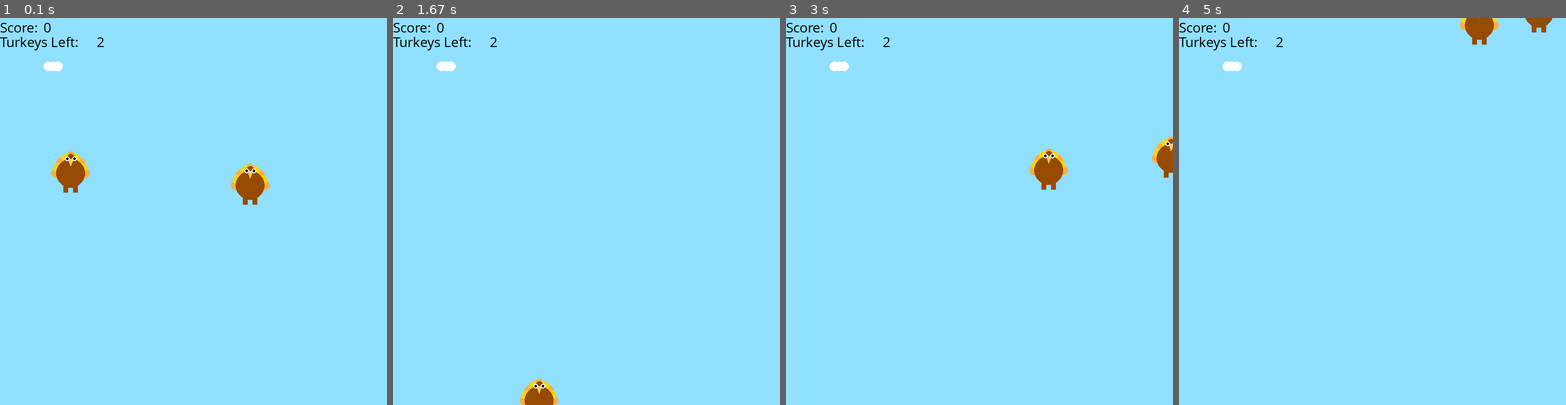
Above: before the commit, frames 1-4 (left to right).
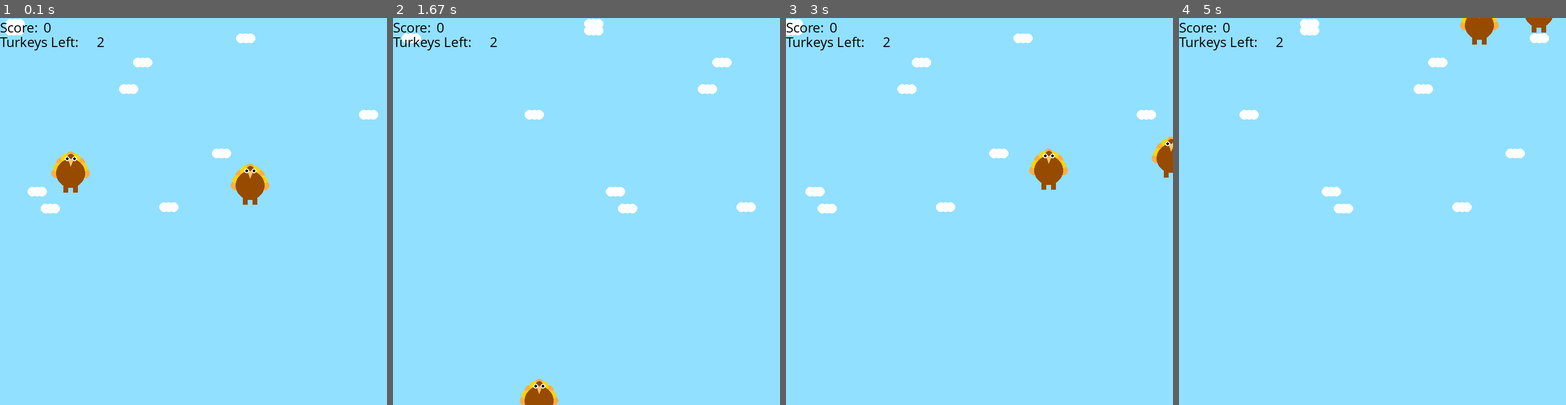
Above: after the commit, the same moments.

Repository: Cryingabriel/python-code
Game: pygame game, started from turkey game.py
Same seed, same stepped clock (60 frames per second), same inputs: the game is played once before the commit and once after it.
Inputs (mouse positions are in pixels of both pictures, inside the frame that each line leads up to):
- Up to frame 1 (0.1 s): type "2 (at the terminal prompt)" at 0 s
- Up to frame 2 (1.67 s): press the mouse at (493, 215) at 0.37 s; move the mouse to (559, 257) at 0.47 s; release the mouse at (625, 296) at 0.6 s
- Up to frame 3 (3 s): no input
- Up to frame 4 (5 s): no input

The runs differ from the first frame. In frame 1, 1.1% of the frame differs, in the area x 1-98%, y 0-51%; in frame 2, 1.0%; in frame 3, 1.1%; in frame 4, 1.2%, in the area x 11-96%, y 0-51%.

Commit message:
Update turkey game.py

Diff:
--- a/turkey game.py
+++ b/turkey game.py
@@ -15,7 +15,25 @@
 score = 0
 mousepos = (xpos,ypos)
 
+class Clouds():
+    def __init__(self, xpos, ypos):#setting up all of the class specific variables
+        self.pos = Vector2(xpos, ypos)
+        self.vx = -5
+        self.radius = 10
 
+    def draw(self):
+        #Drawing my clouds in the background
+        pygame.draw.circle(screen, (255,255,255), (self.pos.x, self.pos.y), 10)
+        pygame.draw.circle(screen, (255,255,255), (self.pos.x + 10, self.pos.y), 10)
+        pygame.draw.circle(screen, (255,255,255), (self.pos.x + 20, self.pos.y), 10)
+
+    def move(self):
+        if self.pos.x < 0:#once the cloud moves out of screen it appears to the right and scrolls back on screen
+            self.pos.x = 850
+        self.pos.x += self.vx
+r = []
+for i in range(10):
+    r.append(Clouds(rr(0,800), rr(0,400)))
 
 class Turkey():
     def __init__(self, xpos, ypos):
@@ -34,6 +52,7 @@
     def draw(self):#draw the turkey
         if self.alive == True:
             #Feathers
+            #The overall shape of the turkey is from my teacher Dr.Mo however the size, placement and color is all me.
             pygame.draw.circle(screen, (255,174,66), (self.pos.x+5, self.pos.y), self.size1)
             pygame.draw.circle(screen, (255,174,66), (self.pos.x+15, self.pos.y-22), self.size1)
             pygame.draw.circle(screen, (255,174,66), (self.pos.x+35, self.pos.y-35), self.size1)
@@ -65,7 +84,7 @@
         if self.alive == True:
             if self.num == 0:
                 self.vy
-                self.pos.y += self.vy
+                self.pos.y += self.vy #
             elif self.num == 1:
                 self.vy2
                 self.pos.y += self.vy2
@@ -80,6 +99,7 @@
 
     def collision(self):
         if self.alive == True:
+            #My teacher Dr.Mo provided the distance formula
             if math.sqrt((mousepos[0]-self.pos.x-35)**2 + (mousepos[1]-self.pos.y)**2)<self.radius1: #if the mouse is within the turkeys body, kill it
                 print("ah")
                 self.score += 1
@@ -111,10 +131,10 @@
     #render section
     screen.fill((145,224,255))
 
-    #Cloud 1
-    pygame.draw.circle(screen, (255,255,255), (100,100), 10)
-    pygame.draw.circle(screen, (255,255,255), (110,100), 10)
-    pygame.draw.circle(screen, (255,255,255), (120,100), 10)
+    for i in range(len(r)):
+        r[i].move()
+        r[i].draw()
+
     for i in range(len(l)):
         l[i].move()
         l[i].draw()
@@ -124,7 +144,7 @@
     for i in range(len(l)):
         l[i].S()
 
-    if turkeys == 0:
+    if turkeys == 0:#p
         text_label2 = my_font.render(str("YOU WIN! "),1,(0, 0, 0))
         screen.blit(text_label2, (325,380))
 
